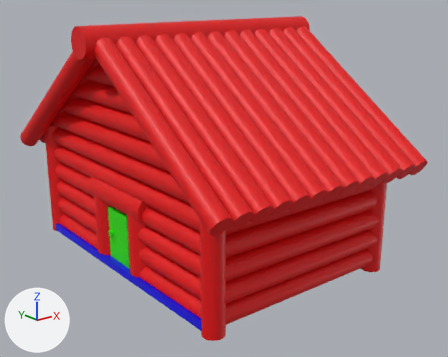
The Blender file Assets/Models/src/log_house.blend: old version first, new version second.
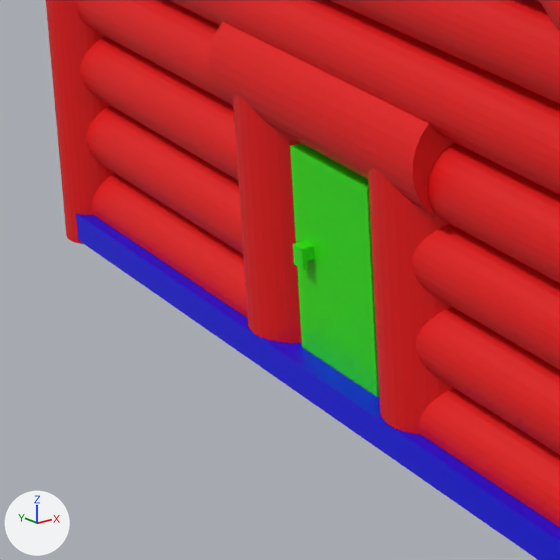
Each version is shown whole from a 50 mm lens placed at (-94.7, -125.6, 66.4), pointed at (1.4, -5.4, 18.4), then close up on the part from 8% to 39% of the width and 48% to 86% of the height. Lighting does not change. The marker at lower left points along +X, +Y and +Z.
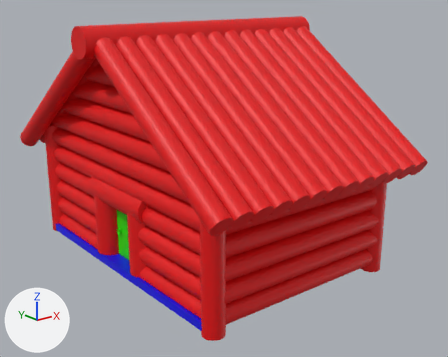
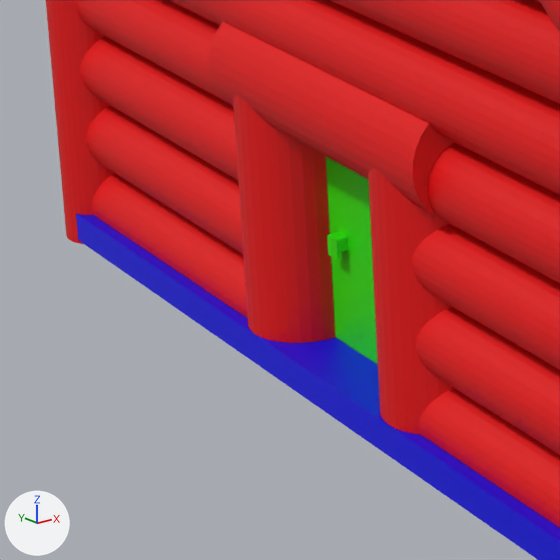
Changed parts and their boxes (x1, y1, x2, y2) in the close-ups (560 x 560 px):
'Cube.001', moved: before (290, 143, 379, 397); after (326, 157, 378, 364)

The change, as a diff of the scene's bpy script:
```diff
--- a/Assets/Models/src/log_house.blend.py
+++ b/Assets/Models/src/log_house.blend.py
@@ ob_cube_001 @@
 ob_cube_001 = bpy.data.objects.new('Cube.001', me_cube_002)
-ob_cube_001.location = (-26.69, -4.57, 7.59)
+ob_cube_001.location = (-24.35, -4.57, 7.59)
 ob_cube_001.scale = (0.72, 4.56, 6.61)
```
